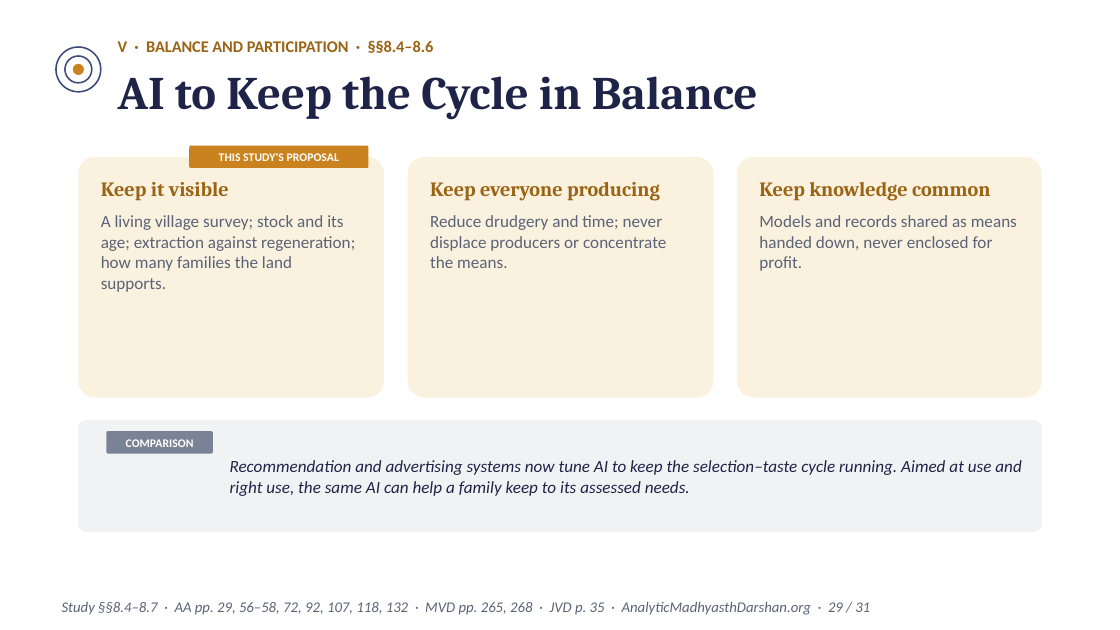
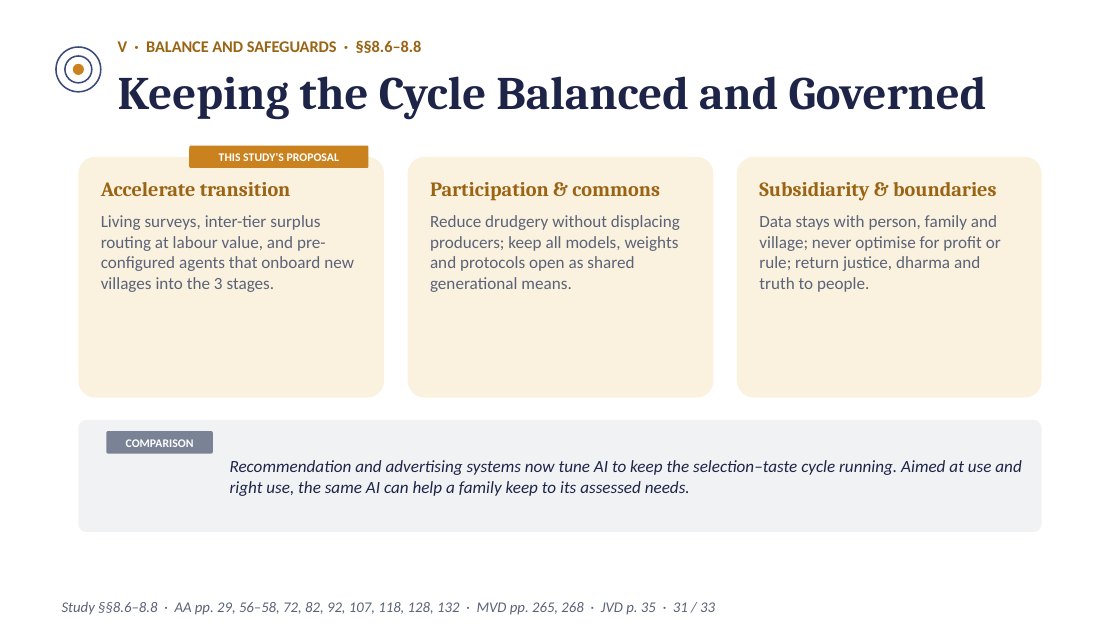
Before and after one commit to raghavamohan/AnalyticMadhyasthDarshan, a slide deck: slide 31 of Studies/Prosperity-Economics-And-Right-Use/Prosperity-Economics-And-Right-Use-Madhyasth-Darshan.pptx (slide 29 before the commit). Drawn at 1120x630 pixels with LibreOffice and Linux fonts; fonts in the diff are those of the drawing. Boxes give left, top, right and bottom in pixels: in the first picture for what was removed or moved away, otherwise in the second. Text is boxed around its words. In the diff, an @@ line names an element or a change of style, - is before the commit and + after.

```diff
--- a/Studies/Prosperity-Economics-And-Right-Use/Prosperity-Economics-And-Right-Use-Madhyasth-Darshan.pptx
+++ b/Studies/Prosperity-Economics-And-Right-Use/Prosperity-Economics-And-Right-Use-Madhyasth-Darshan.pptx
@@ text at box(118, 40, 422, 53): text changed @@
-V · BALANCE AND PARTICIPATION · §§8.4–8.6
+V · BALANCE AND SAFEGUARDS · §§8.6–8.8
@@ text at box(118, 76, 987, 119): text changed @@
-AI to Keep the Cycle in Balance
+Keeping the Cycle Balanced and Governed
@@ text at box(101, 182, 291, 196): text changed @@
-Keep it visible
+Accelerate transition
@@ text at box(430, 182, 660, 201): text changed @@
-Keep everyone producing
+Participation & commons
@@ text at box(759, 182, 996, 201): text changed @@
-Keep knowledge common
+Subsidiarity & boundaries
@@ text at box(101, 215, 354, 292): text changed @@
-A living village survey; stock and its age; extraction against regeneration; how many families the land supports.
+Living surveys, inter-tier surplus routing at labour value, and pre-configured agents that onboard new villages into the 3 stages.
@@ text at box(430, 215, 680, 292): text changed @@
-Reduce drudgery and time; never displace producers or concentrate the means.
+Reduce drudgery without displacing producers; keep all models, weights and protocols open as shared generational means.
@@ text at box(759, 215, 1001, 292): text changed @@
-Models and records shared as means handed down, never enclosed for profit.
+Data stays with person, family and village; never optimise for profit or rule; return justice, dharma and truth to people.
@@ text at box(62, 602, 715, 615): text changed @@
-Study §§8.4–8.7 · AA pp. 29, 56–58, 72, 92, 107, 118, 132 · MVD pp. 265, 268 · JVD p. 35 · AnalyticMadhyasthDarshan.org · 29 / 31
+Study §§8.6–8.8 · AA pp. 29, 56–58, 72, 82, 92, 107, 118, 128, 132 · MVD pp. 265, 268 · JVD p. 35 · 31 / 33
```
Also in this commit, not shown: 30 other slides changed, 2 slides added, 16 other files.
